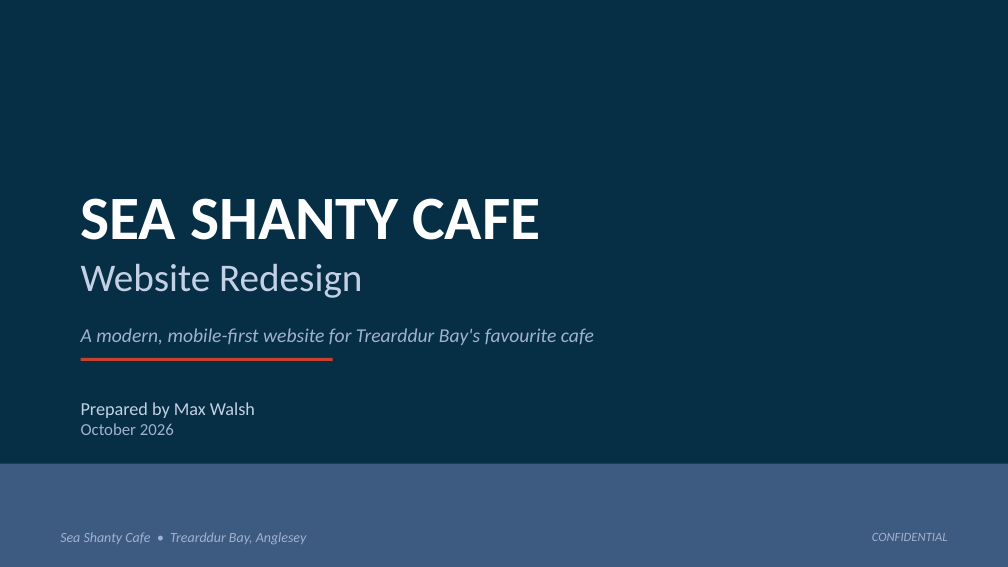
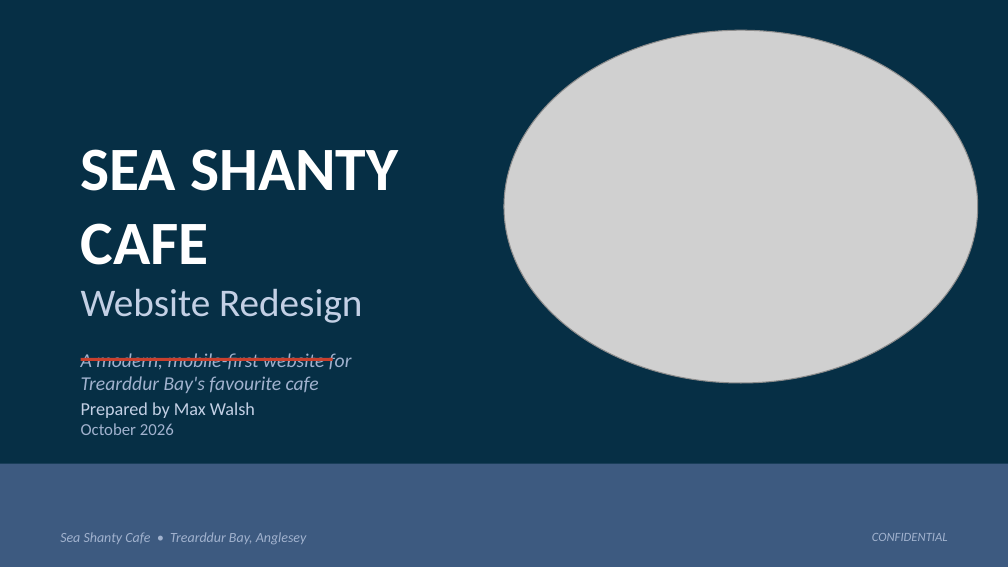
Before and after one commit to maxwalsh0-ctrl/seashantyredesign, a slide deck: slide 1 of SeaShanty_Redesign_Pitch.pptx. Drawn at 1008x567 pixels with LibreOffice and Linux fonts; fonts in the diff are those of the drawing; grey boxes stand for pictures. Boxes give left, top, right and bottom in pixels: in the first picture for what was removed or moved away, otherwise in the second. Text is boxed around its words. In the diff, an @@ line names an element or a change of style, - is before the commit and + after.

```diff
--- a/SeaShanty_Redesign_Pitch.pptx
+++ b/SeaShanty_Redesign_Pitch.pptx
@@ picture added at (504, 30, 978, 383) @@
@@ text at (81, 353, 352, 393): text changed @@
-A modern, mobile-first website for Trearddur Bay's favourite cafe
+A modern, mobile-first website for
+Trearddur Bay's favourite cafe
```
Also in this commit, not shown: 3 other slides changed.
